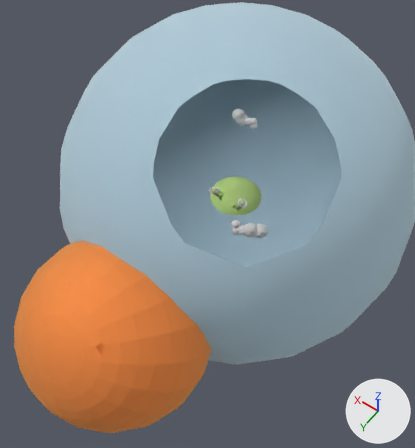
The OBJ model public/assets/sceneClouds.obj as it was, and as the next commit left it.
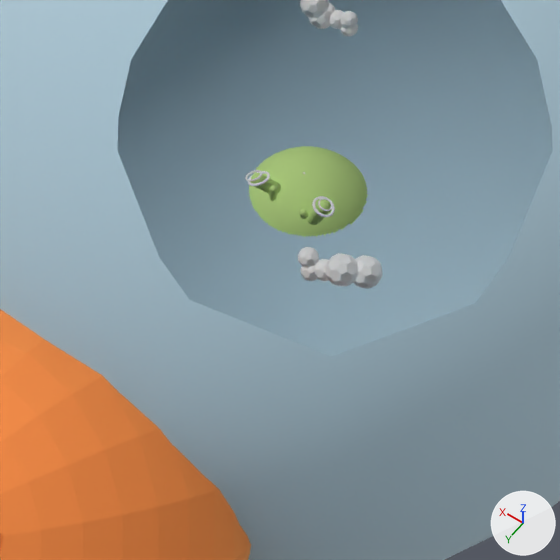
There are two pictures of each version: one whole from a camera (50 mm lens) standing at (-2314.0, 3811.0, 4990.0) and looking at (-24.0, 606.0, -48.0), one close up on the part from 25% to 83% of the width and 25% to 79% of the height. Every picture has the same lights, and +X, +Y and +Z are marked at lower right. Everything nearer to the camera than a plane just in front of the edit is cut away. Where no turn or scale is listed for an object, it has been applied to the vertices.

The first close-up shows 'sceneClouds'.
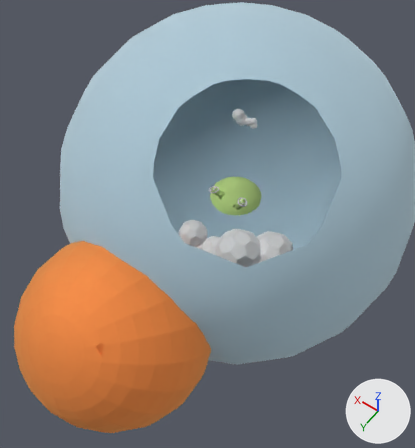
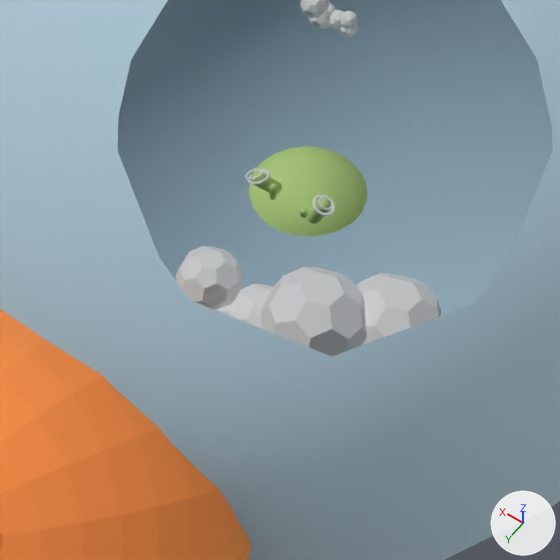
Location of each change, (x1, y1, x2, y2) in pixels of the close-ups (560 x 560 px; the box of a moved part takes in the faces that stretch with it):
```json
{"part": 1, "of": "me_sceneclouds", "change": "moved or reshaped", "before": [298, 247, 319, 268], "on screen": "not visible afterwards"}
{"part": 2, "of": "me_sceneclouds", "change": "moved or reshaped", "before": [300, 266, 317, 281], "on screen": "not visible afterwards"}
{"part": 3, "of": "me_sceneclouds", "change": "moved or reshaped", "before": [314, 259, 329, 281], "on screen": "not visible afterwards"}
{"part": 4, "of": "me_sceneclouds", "change": "moved or reshaped", "before": [325, 253, 358, 287], "on screen": "not visible afterwards"}
{"part": 5, "of": "me_sceneclouds", "change": "moved or reshaped", "before": [353, 255, 382, 288], "on screen": "not visible afterwards"}
{"part": 6, "of": "me_sceneclouds", "change": "moved or reshaped", "before": [330, 10, 344, 29], "after": [356, 273, 441, 345]}
{"part": 7, "of": "me_sceneclouds", "change": "moved or reshaped", "before": [300, 0, 329, 18], "after": [261, 267, 367, 356]}
{"part": 8, "of": "me_sceneclouds", "change": "moved or reshaped", "before": [308, 3, 335, 29], "after": [228, 284, 273, 329]}
{"part": 9, "of": "me_sceneclouds", "change": "moved or reshaped", "before": [340, 11, 358, 29], "after": [176, 246, 243, 310]}
{"part": 10, "of": "me_sceneclouds", "change": "moved or reshaped", "before": [340, 24, 358, 36], "after": [216, 304, 232, 315]}
```

Scene script edits in JSON lines:
```json
{"block": "me_sceneclouds", "where": "me_sceneclouds.from_pydata(...)  # 10873 vertices, 11676 faces; spans x -2000.0..2000.0, y -2000.0..3095.0, z -2000.0..2000.0"}
{"block": "me_sceneclouds", "where": "# used by ob_sceneclouds; location = (0.0, 0.0, 0.0)"}
{"block": "me_sceneclouds", "change": "me_sceneclouds part 1: the loose piece of 60 vertices spanning x -448.0..-352.0, y 575.0..672.0, z 193.0..286.0 is multiplied about its middle by the matrix ((1.117, 1.082, 0.129), (-1.081, 1.078, 0.322), (0.134, -0.32, 1.521)), then moved by (955.0, 263.0, 97.0)"}
{"block": "me_sceneclouds", "change": "me_sceneclouds part 2: the loose piece of 60 vertices spanning x -475.0..-380.0, y 589.0..686.0, z 130.0..223.0 is multiplied about its middle by the matrix ((1.117, 1.082, 0.129), (-1.081, 1.078, 0.322), (0.134, -0.32, 1.521)), then moved by (1034.0, 264.0, 61.0)"}
{"block": "me_sceneclouds", "change": "me_sceneclouds part 3: the loose piece of 60 vertices spanning x -534.0..-433.0, y 562.0..665.0, z 149.0..248.0 is multiplied about its middle by the matrix ((0.716, 0.693, 0.083), (-0.693, 0.691, 0.206), (0.086, -0.205, 0.975)), then moved by (1159.0, 230.0, 41.0)"}
{"block": "me_sceneclouds", "change": "me_sceneclouds part 4: the loose piece of 60 vertices spanning x -645.0..-496.0, y 531.0..684.0, z 186.0..331.0 is multiplied about its middle by the matrix ((0.457, 0.443, 0.053), (-0.443, 0.441, 0.132), (0.055, -0.131, 0.623)), then moved by (1294.0, 199.0, 0.0)"}
{"block": "me_sceneclouds", "change": "me_sceneclouds part 5: the loose piece of 60 vertices spanning x -723.0..-574.0, y 449.0..602.0, z 144.0..289.0 is multiplied about its middle by the matrix ((0.457, 0.443, 0.053), (-0.443, 0.441, 0.132), (0.055, -0.131, 0.623)), then moved by (1380.0, 285.0, -16.0)"}
{"block": "me_sceneclouds", "change": "me_sceneclouds part 6: the loose piece of 60 vertices spanning x 327.0..426.0, y -869.0..-768.0, z 155.0..256.0 is multiplied about its middle by the matrix ((-4.12, -0.344, 0.356), (0.264, -4.053, -0.852), (0.418, -0.823, 4.046)), then moved by (-1388.0, 1786.0, 405.0)"}
{"block": "me_sceneclouds", "change": "me_sceneclouds part 7: the loose piece of 60 vertices spanning x 414.0..561.0, y -831.0..-681.0, z 228.0..377.0 is multiplied about its middle by the matrix ((-2.8, -0.233, 0.242), (0.18, -2.754, -0.579), (0.284, -0.559, 2.749)), then moved by (-1280.0, 1954.0, 427.0)"}
{"block": "me_sceneclouds", "change": "me_sceneclouds part 8: the loose piece of 60 vertices spanning x 392.0..538.0, y -880.0..-730.0, z 129.0..277.0 is multiplied about its middle by the matrix ((-1.896, -0.158, 0.164), (0.122, -1.865, -0.392), (0.193, -0.379, 1.862)), then moved by (-1012.0, 2020.0, 356.0)"}
{"block": "me_sceneclouds", "change": "me_sceneclouds part 9: the loose piece of 60 vertices spanning x 270.0..364.0, y -878.0..-783.0, z 177.0..272.0 is multiplied about its middle by the matrix ((-2.8, -0.233, 0.242), (0.18, -2.754, -0.579), (0.284, -0.559, 2.749)), then moved by (-629.0, 2073.0, 452.0)"}
{"block": "me_sceneclouds", "change": "me_sceneclouds part 10: 60 of the vertices in x 269.0..362.0, y -887.0..-791.0, z 119.0..214.0 are multiplied about their middle by the matrix ((-2.8, -0.233, 0.242), (0.18, -2.754, -0.579), (0.284, -0.559, 2.749)), then moved by (-704.0, 2121.0, 330.0)"}
```
